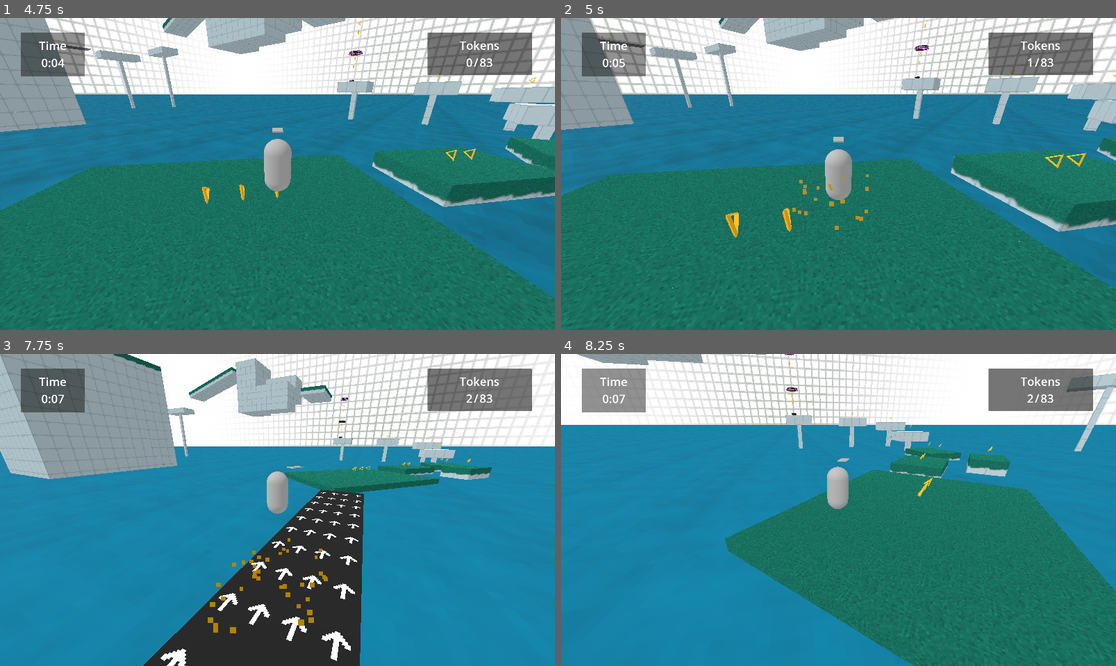
Above: before the commit, frames 1-4 (two rows, left to right).
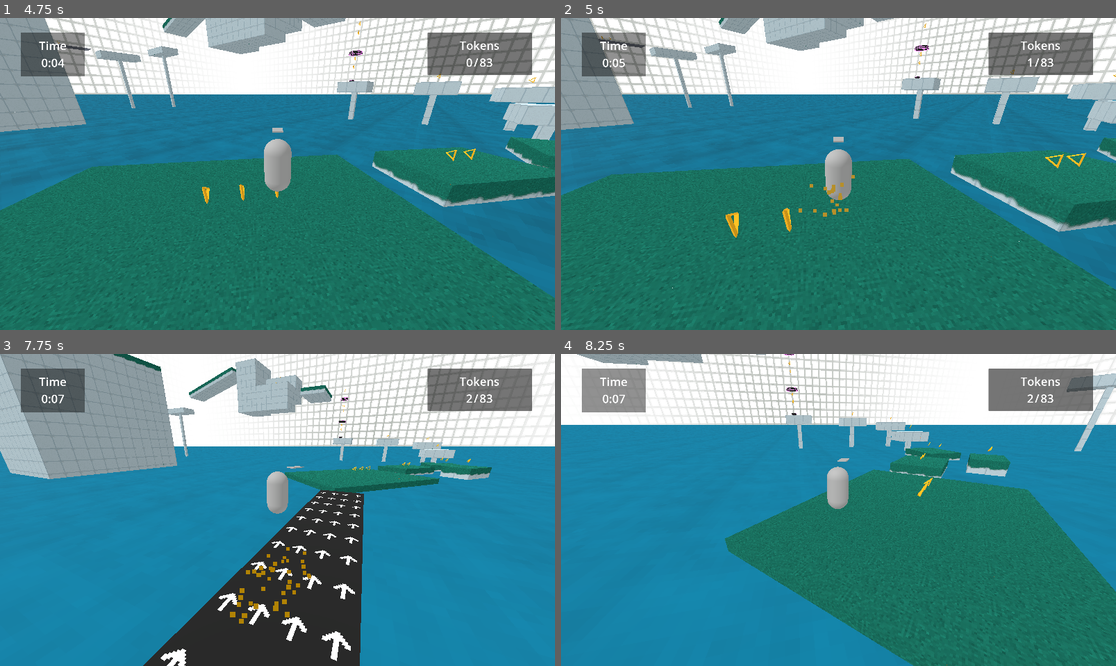
Above: after the commit, the same moments.

Repository: Nigel-Karunaratne/3DPlatformer_Godot4
Game: Godot game, scene res://level_scenes/monument2.tscn
Two runs of this game, one before a commit and one after it. Both use one fixed random seed, a clock stepped at 60 frames per second and the inputs below. The project has no main scene, so this scene is started directly.
Inputs (mouse positions are in pixels of both pictures, inside the frame that each line leads up to):
- Up to frame 1 (4.75 s): tap Enter at 0.5 s; move the mouse to (305, 174) at 0.52 s; hold W (move_forward) from 0.53 s (still down); tap R at 0.6, 2.85 s; tap Space (jump) at 0.77, 1.52, 3.02, 3.77, 4.52 s; move the mouse to (249, 174) at 1.27 s; tap T at 1.35, 3.6 s; move the mouse to (288, 167) at 2.02 s; hold F 2.03-2.78 s; move the mouse to (271, 180) at 2.77 s; move the mouse to (316, 177) at 3.52 s; move the mouse to (233, 170) at 4.27 s; tap F at 4.35 s
- Up to frame 2 (5 s): keep holding W (move_forward)
- Up to frame 3 (7.75 s): move the mouse to (283, 510) at 5.02 s; tap R at 5.1, 7.35 s; move the mouse to (255, 503) at 5.77 s; release W (move_forward) at 5.78 s; hold D (move_right) 5.78-6.53 s; tap T at 5.85 s; tap Space (jump) at 6.02, 6.77, 7.52 s; move the mouse to (305, 510) at 6.52 s; hold F 6.53-7.28 s; hold W (move_forward) from 6.53 s (still down); move the mouse to (249, 510) at 7.27 s
- Up to frame 4 (8.25 s): keep holding W (move_forward); move the mouse to (849, 503) at 8.02 s; tap T at 8.1 s

Frame 1 is identical in both runs. In frame 2, 0.3% of the frame differs, in the area x 41-56%, y 50-68%; in frame 3, 0.8%, in the area x 37-60%, y 59-90%; in frame 4, nothing differs.

Commit message:
Update look of particle

Diff:
--- a/particles/p_collectable.tscn
+++ b/particles/p_collectable.tscn
@@ -10,10 +10,10 @@
 emission_shape = 6
 emission_ring_axis = Vector3(0, 1, 0)
 emission_ring_height = 1.0
-emission_ring_radius = 1.0
-emission_ring_inner_radius = 1.0
+emission_ring_radius = 0.5
+emission_ring_inner_radius = 0.5
 direction = Vector3(0, 1, 0)
-spread = 7.0
+spread = 20.0
 gravity = Vector3(0, -20, 0)
 initial_velocity_min = 5.0
 initial_velocity_max = 5.0
